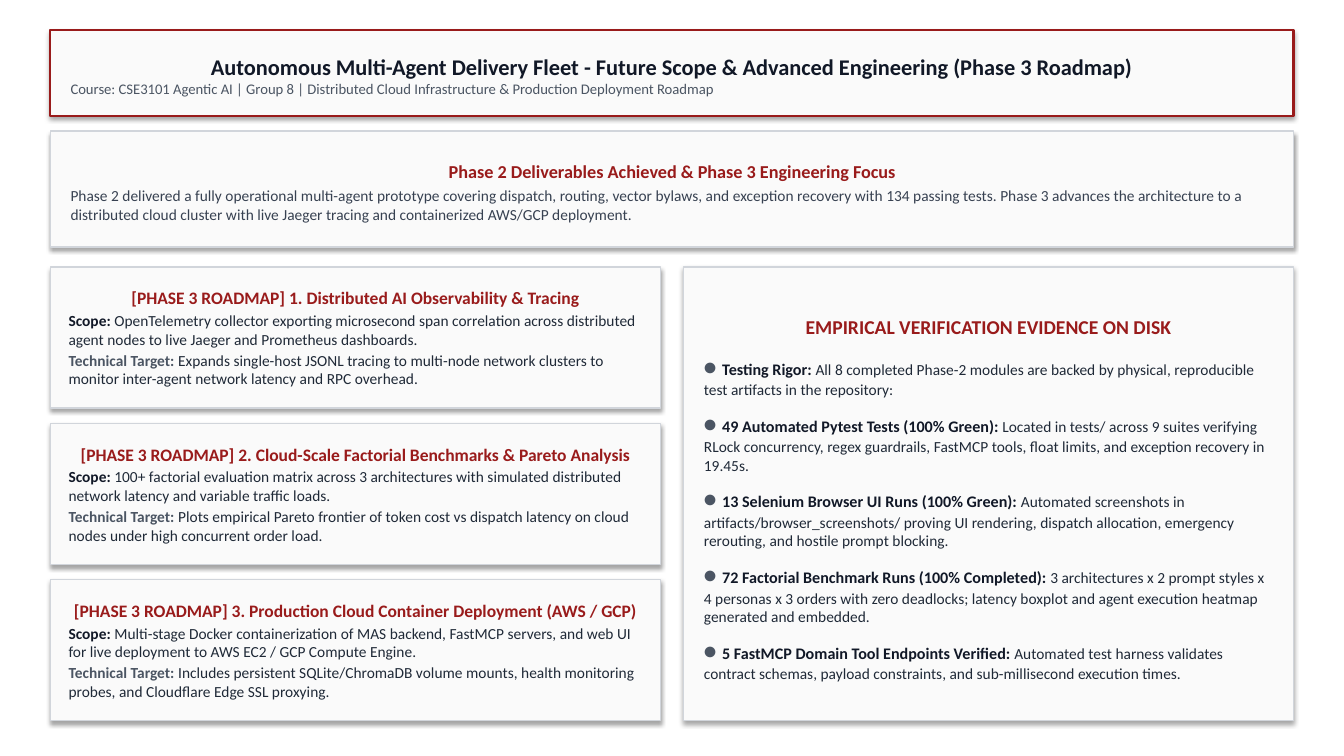
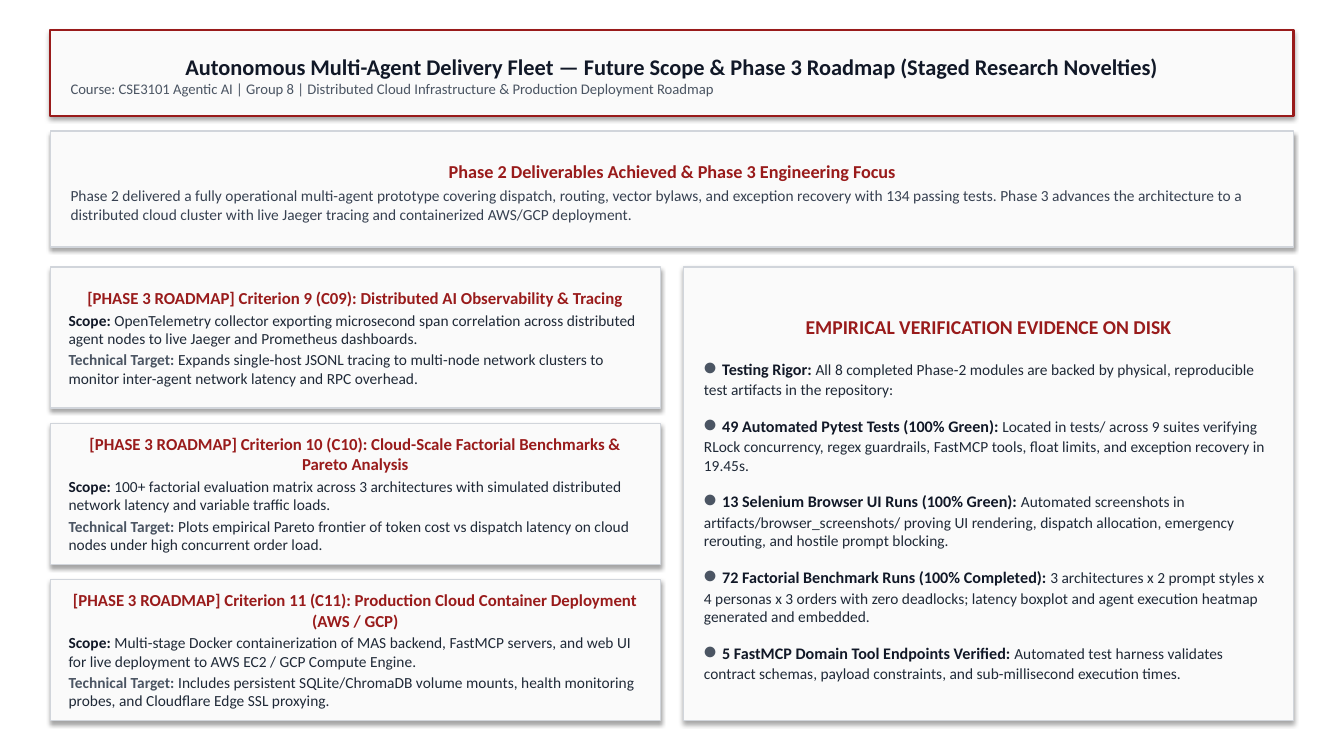
Before and after one commit to Akshat5091/DeliveryFleet-MAS, a slide deck: slide 2 of Eval 2 Documents/1_Slide_Coverage_Matrix_Group8.pptx. Drawn at 1344x756 pixels with LibreOffice and Linux fonts; fonts in the diff are those of the drawing. Boxes give left, top, right and bottom in pixels: in the first picture for what was removed or moved away, otherwise in the second. Text is boxed around its words. In the diff, an @@ line names an element or a change of style, - is before the commit and + after.

```diff
--- a/Eval 2 Documents/1_Slide_Coverage_Matrix_Group8.pptx
+++ b/Eval 2 Documents/1_Slide_Coverage_Matrix_Group8.pptx
@@ text in rectangle at (x1=185, y1=58, x2=1158, y2=79): text changed @@
-Autonomous Multi-Agent Delivery Fleet - Future Scope & Advanced Engineering (Phase 3 Roadmap)
+Autonomous Multi-Agent Delivery Fleet — Future Scope & Phase 3 Roadmap (Staged Research Novelties)
@@ text in rectangle at (x1=87, y1=291, x2=622, y2=307): text changed; size 12.5 to 12 pt @@
-[PHASE 3 ROADMAP] 1. Distributed AI Observability & Tracing
+[PHASE 3 ROADMAP] Criterion 9 (C09): Distributed AI Observability & Tracing
@@ text in rectangle at (x1=89, y1=437, x2=604, y2=473): text changed; size 12.5 to 12 pt @@
-[PHASE 3 ROADMAP] 2. Cloud-Scale Factorial Benchmarks & Pareto Analysis
+[PHASE 3 ROADMAP] Criterion 10 (C10): Cloud-Scale Factorial Benchmarks & Pareto Analysis
@@ text in rectangle at (x1=73, y1=593, x2=637, y2=630): text changed; size 12.5 to 12 pt @@
-[PHASE 3 ROADMAP] 3. Production Cloud Container Deployment (AWS / GCP)
+[PHASE 3 ROADMAP] Criterion 11 (C11): Production Cloud Container Deployment (AWS / GCP)
```
Also in this commit, not shown: 1 other slide changed, 20 other files.
